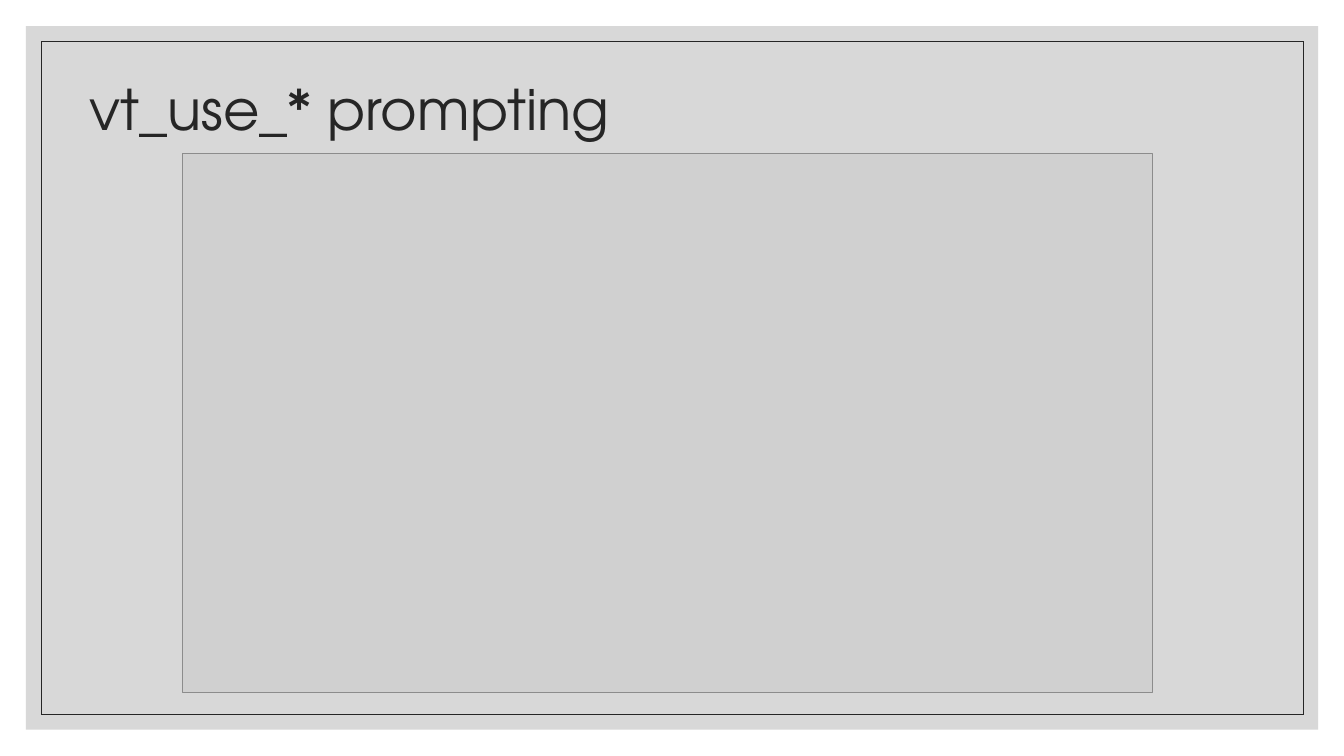
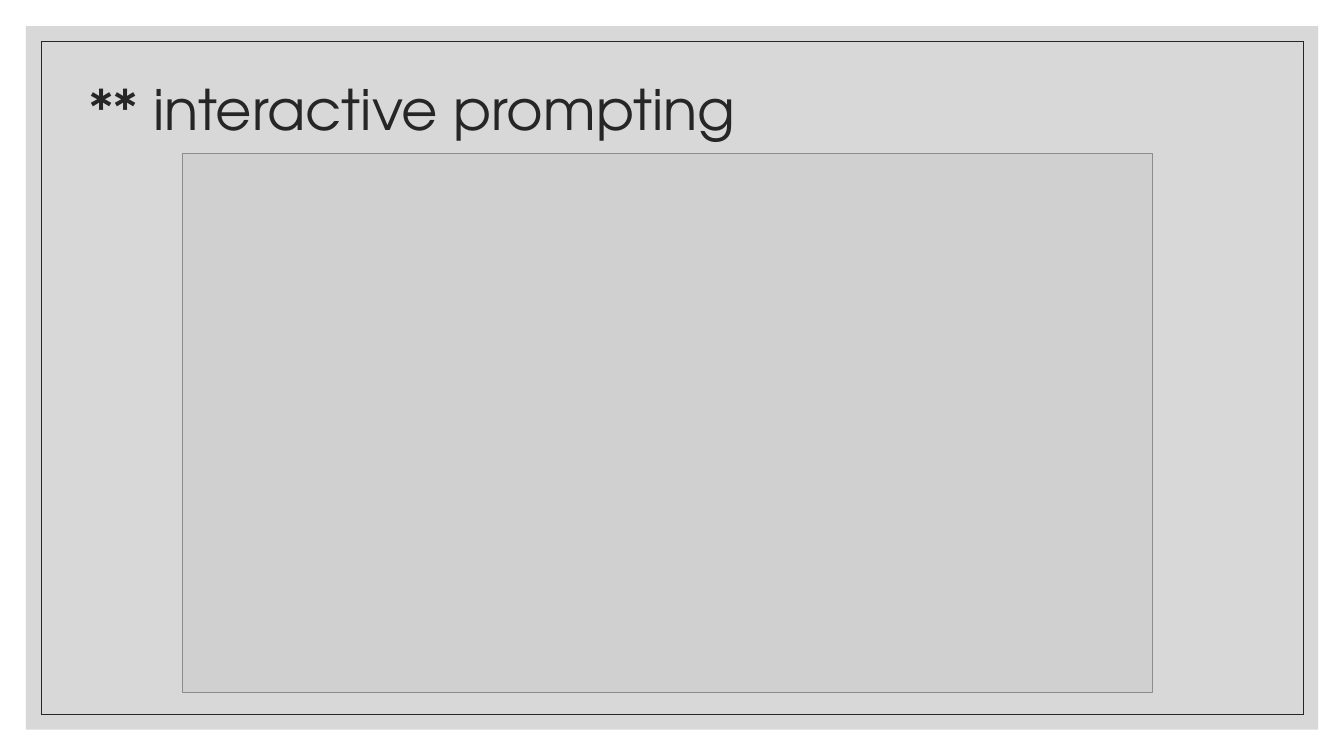
Before and after one commit to FredHutch/R_Package_Validation_Tutorial, a slide deck: slide 10 of Slides/Slides-04-Elements_of_Validation/Slides-04-Elements_of_Validation.pptx (slide 14 before the commit). Drawn at 1344x756 pixels with LibreOffice and Linux fonts; fonts in the diff are those of the drawing; grey boxes stand for pictures. Boxes give left, top, right and bottom in pixels: in the first picture for what was removed or moved away, otherwise in the second. Text is boxed around its words. In the diff, an @@ line names an element or a change of style, - is before the commit and + after.

```diff
--- a/Slides/Slides-04-Elements_of_Validation/Slides-04-Elements_of_Validation.pptx
+++ b/Slides/Slides-04-Elements_of_Validation/Slides-04-Elements_of_Validation.pptx
@@ text at (x1=153, y1=88, x2=735, y2=155): text changed @@
-vt_use_* prompting
+** interactive prompting
```
Also in this commit, not shown: 3 other slides changed, 13 slides removed, 9 other files.
